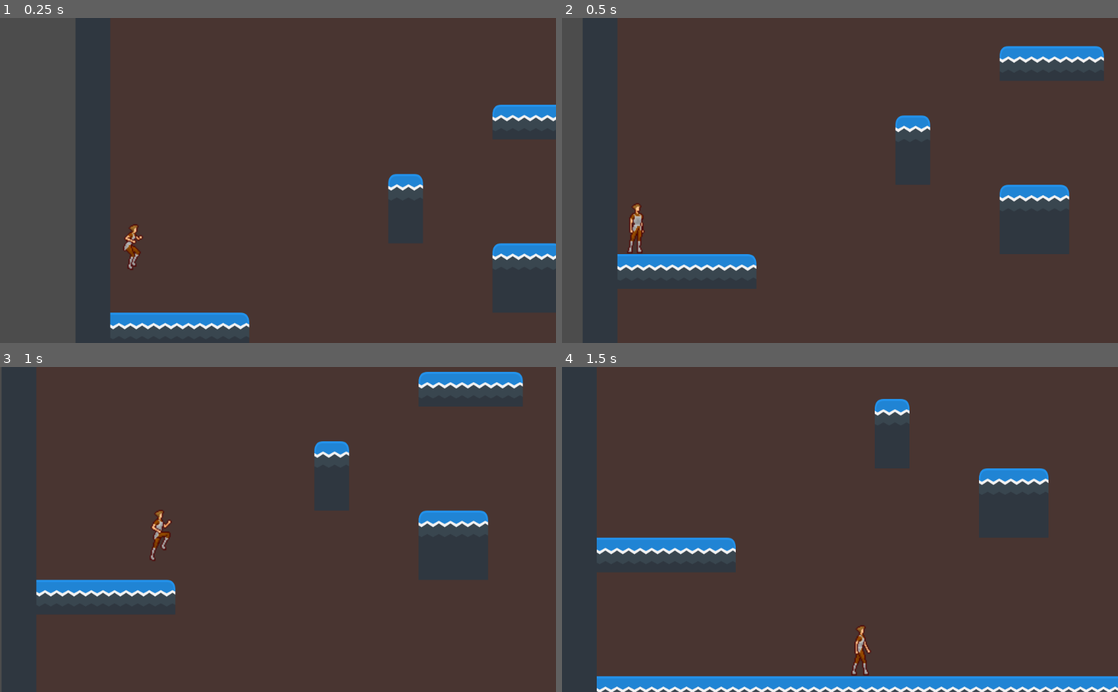
Above: before the commit, frames 1-4 (two rows, left to right).
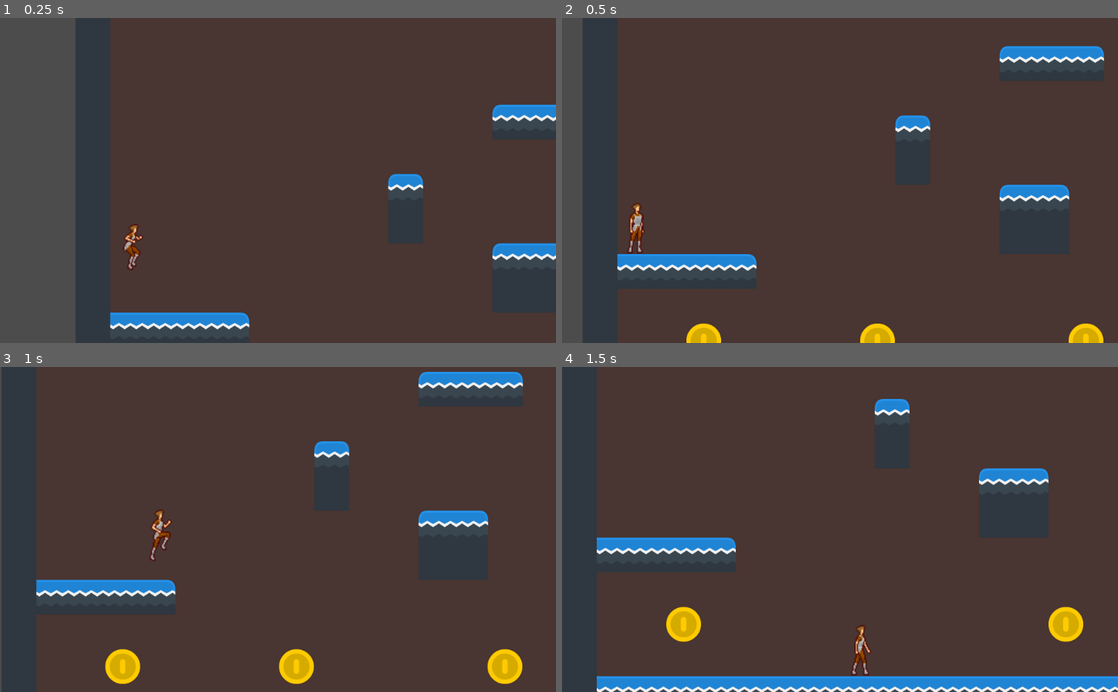
Above: after the commit, the same moments.

Repository: zachbaker55/Optional-Exercise-04d-Tilemap-Coins
Game: Godot game, scene res://Game.tscn
The game is run twice, just before and just after one commit, with the same random seed, the same clock (stepped at 60 frames per second) and the same inputs.
Inputs:
- Up to frame 1 (0.25 s): no input
- Up to frame 2 (0.5 s): no input
- Up to frame 3 (1 s): hold D (right) from 0.53 s (still down); tap W (jump) at 0.77 s
- Up to frame 4 (1.5 s): keep holding D (right)

Frame 1 is identical in both runs. In frame 2, 0.9% of the frame differs, in the area x 22-98%, y 94-100%; in frame 3, 1.6%, in the area x 18-94%, y 86-98%; in frame 4, 1.1%.

Commit message:
Finished 4d

Diff:
--- /dev/null
+++ b/Coins/Coins.gd
@@ -0,0 +1,23 @@
+extends TileMap
+
+const BIG_NUMBER = 1000000
+var coins = []
+
+func _ready():
+	for x in range(1000):
+		for y in range(1000):
+			if get_cell(x,y) != -1:
+				coins.append(Vector2(x,y))
+
+func get_coin(p):
+	var coords = world_to_map(to_local(p))
+	var min_dist = BIG_NUMBER
+	var which_coin = Vector2.ZERO
+	for c in coins:
+		var d = coords.distance_to(c)
+		if d < min_dist:
+			min_dist = d
+			which_coin = c
+	if which_coin != Vector2.ZERO:
+		set_cellv(which_coin,-1)
+		update_dirty_quadrants()
--- a/Game.tscn
+++ b/Game.tscn
@@ -1,7 +1,9 @@
-[gd_scene load_steps=15 format=2]
+[gd_scene load_steps=19 format=2]
 
 [ext_resource path="res://Assets/tilesheet_complete_2X.png" type="Texture" id=1]
 [ext_resource path="res://Camera.gd" type="Script" id=2]
+[ext_resource path="res://Assets/coin.png" type="Texture" id=3]
+[ext_resource path="res://Coins/Coins.gd" type="Script" id=4]
 [ext_resource path="res://StateMachine/Player_Container.gd" type="Script" id=12]
 
 [sub_resource type="TileSet" id=5]
@@ -186,6 +188,32 @@
 } ]
 5/z_index = 0
 
+[sub_resource type="ConvexPolygonShape2D" id=15]
+points = PoolVector2Array( 128, 128, 0, 128, 0, 0, 128, 0 )
+
+[sub_resource type="TileSet" id=16]
+0/name = "coin.png 0"
+0/texture = ExtResource( 3 )
+0/tex_offset = Vector2( 0, 0 )
+0/modulate = Color( 1, 1, 1, 1 )
+0/region = Rect2( 0, 0, 128, 128 )
+0/tile_mode = 0
+0/occluder_offset = Vector2( 0, 0 )
+0/navigation_offset = Vector2( 0, 0 )
+0/shape_offset = Vector2( 0, 0 )
+0/shape_transform = Transform2D( 1, 0, 0, 1, 0, 0 )
+0/shape = SubResource( 15 )
+0/shape_one_way = false
+0/shape_one_way_margin = 1.0
+0/shapes = [ {
+"autotile_coord": Vector2( 0, 0 ),
+"one_way": false,
+"one_way_margin": 1.0,
+"shape": SubResource( 15 ),
+"shape_transform": Transform2D( 1, 0, 0, 1, 0, 0 )
+} ]
+0/z_index = 0
+
 [node name="Game" type="Node2D"]
 
 [node name="Background" type="TileMap" parent="."]
@@ -220,3 +248,13 @@
 drag_margin_right = 0.1
 drag_margin_bottom = 0.1
 script = ExtResource( 2 )
+
+[node name="Coins" type="TileMap" parent="."]
+position = Vector2( -1, 0 )
+tile_set = SubResource( 16 )
+cell_size = Vector2( 128, 128 )
+collision_layer = 8
+collision_mask = 8
+format = 1
+tile_data = PoolIntArray( -65520, 0, 0, 458755, 0, 0, 458760, 0, 0, 458766, 0, 0, 458776, 0, 0, 458779, 0, 0 )
+script = ExtResource( 4 )
--- a/Player/Player.gd
+++ b/Player/Player.gd
@@ -54,3 +54,10 @@
 
 func die():
 	queue_free()
+
+
+
+
+func _on_Coin_Collector_body_entered(body):
+	if body.name == "Coins":
+		body.get_coin(global_position)
--- a/Player/Player.tscn
+++ b/Player/Player.tscn
@@ -106,6 +106,10 @@
 [sub_resource type="RectangleShape2D" id=16]
 extents = Vector2( 32.5, 96 )
 
+[sub_resource type="CapsuleShape2D" id=17]
+radius = 41.0
+height = 144.0
+
 [node name="Player" type="KinematicBody2D"]
 position = Vector2( 200, 200 )
 script = ExtResource( 9 )
@@ -145,4 +149,13 @@
 wait_time = 0.2
 one_shot = true
 
+[node name="Coin_Collector" type="Area2D" parent="."]
+collision_layer = 8
+collision_mask = 8
+
+[node name="CollisionShape2D" type="CollisionShape2D" parent="Coin_Collector"]
+position = Vector2( -4, 20 )
+shape = SubResource( 17 )
+
 [connection signal="timeout" from="StateMachine/Coyote/Timer" to="StateMachine/Coyote" method="_on_Timer_timeout"]
+[connection signal="body_entered" from="Coin_Collector" to="." method="_on_Coin_Collector_body_entered"]
Not shown: 1 places in Player/Player.tscn that only renumber resources
